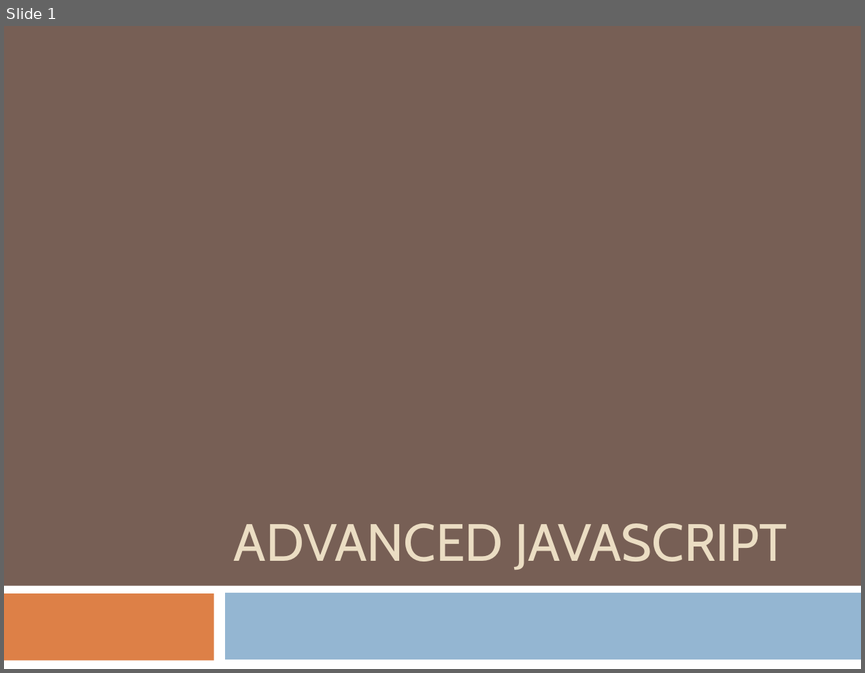
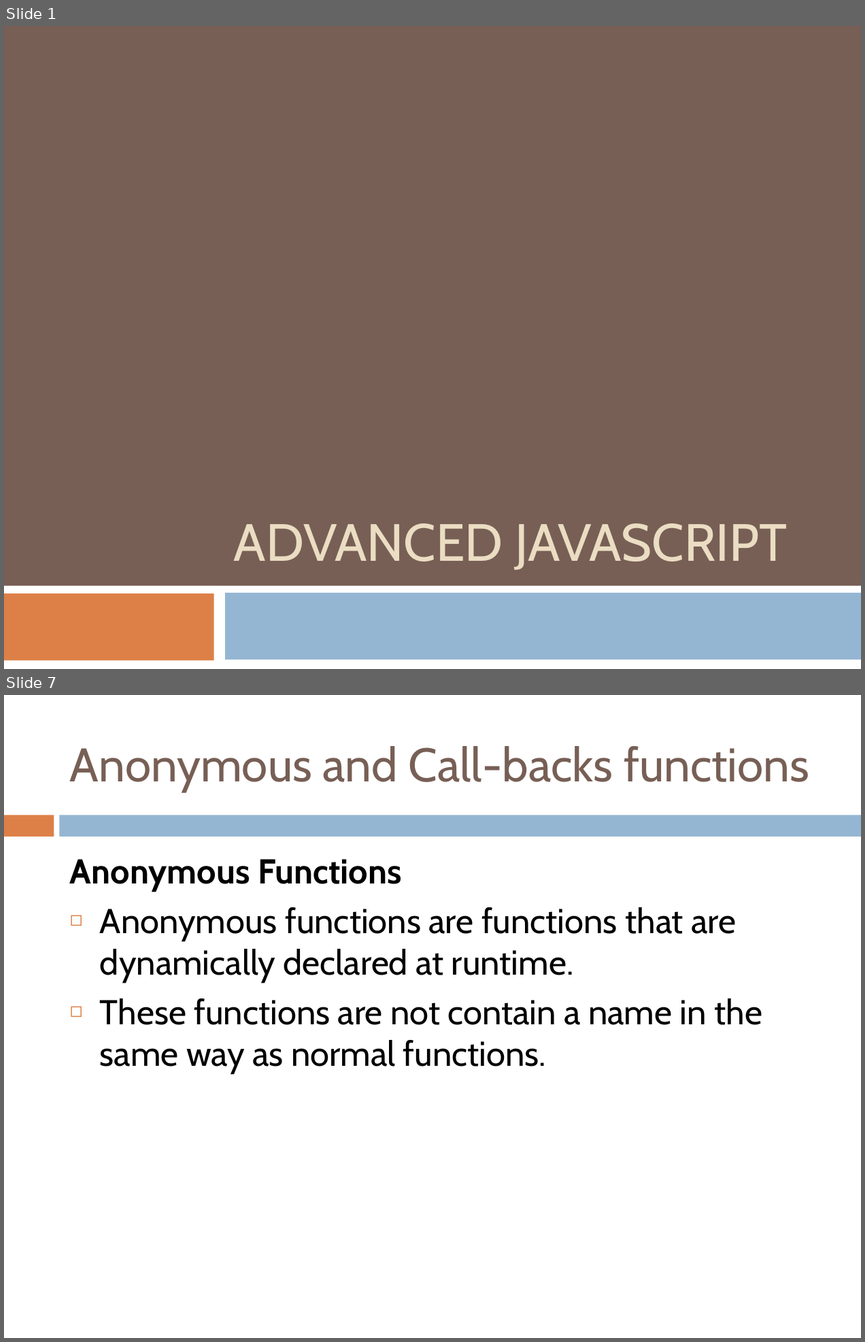
Before and after one commit to yedukondalurd/PPT, a slide deck: Advanced Javascript.pptx. Shown one above the other, each under a label of ours: slide 1 before the commit, slides 1 and 7 after it; the slides between them are not shown. The pictures are 865x673 and 865x1342 pixels, drawn with LibreOffice and Linux fonts; fonts in the diff are those of the drawing. Boxes give left, top, right and bottom in pixels: in the first picture for what was removed or moved away, otherwise in the second. Text is boxed around its words. In the diff, an @@ line names an element or a change of style, - is before the commit and + after.

```diff
--- a/Advanced Javascript.pptx
+++ b/Advanced Javascript.pptx
@@ slide 7 added at [4,695,861,1338], background #FFFFFF @@
@@ title added at [70,746,809,792], 39.6 pt, text #775F55 @@
+Anonymous and Call-backs functions
@@ rectangle added at [4,815,54,836], fill #DD8047 @@
@@ rectangle added at [60,815,861,836], fill #94B6D2 @@
@@ text added at [70,859,762,1074], 29 pt, text #000000 @@
+Anonymous Functions
+◻ Anonymous functions are functions that are dynamically declared at runtime.
+◻ These functions are not contain a name in the same way as normal functions.
```
Also in this commit, not shown: 2 slides changed, 11 other slides added, 1 slide removed, 2 other files.
